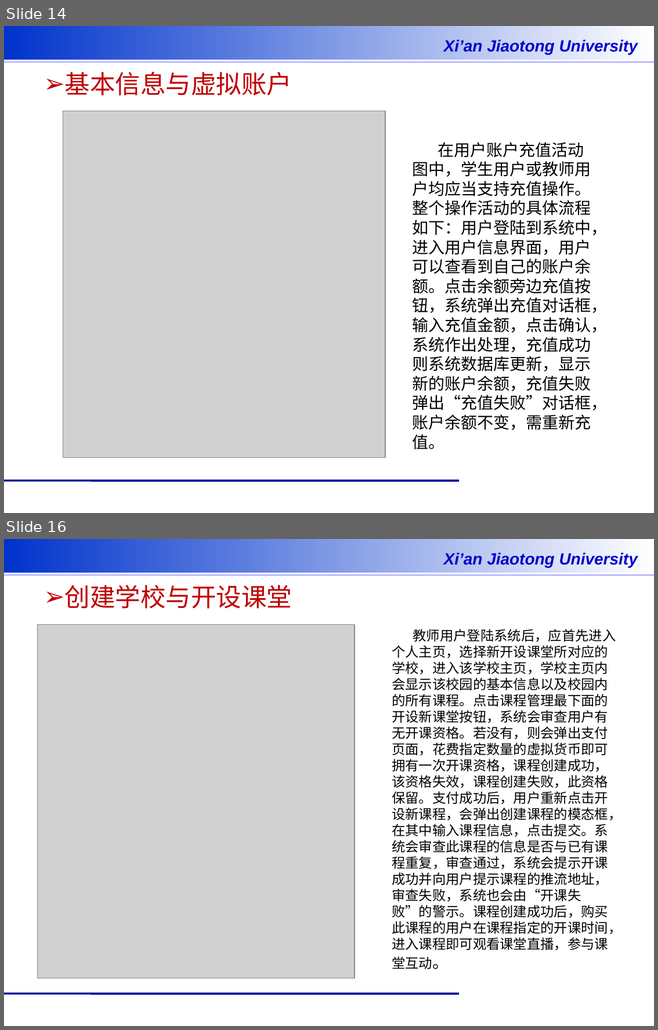
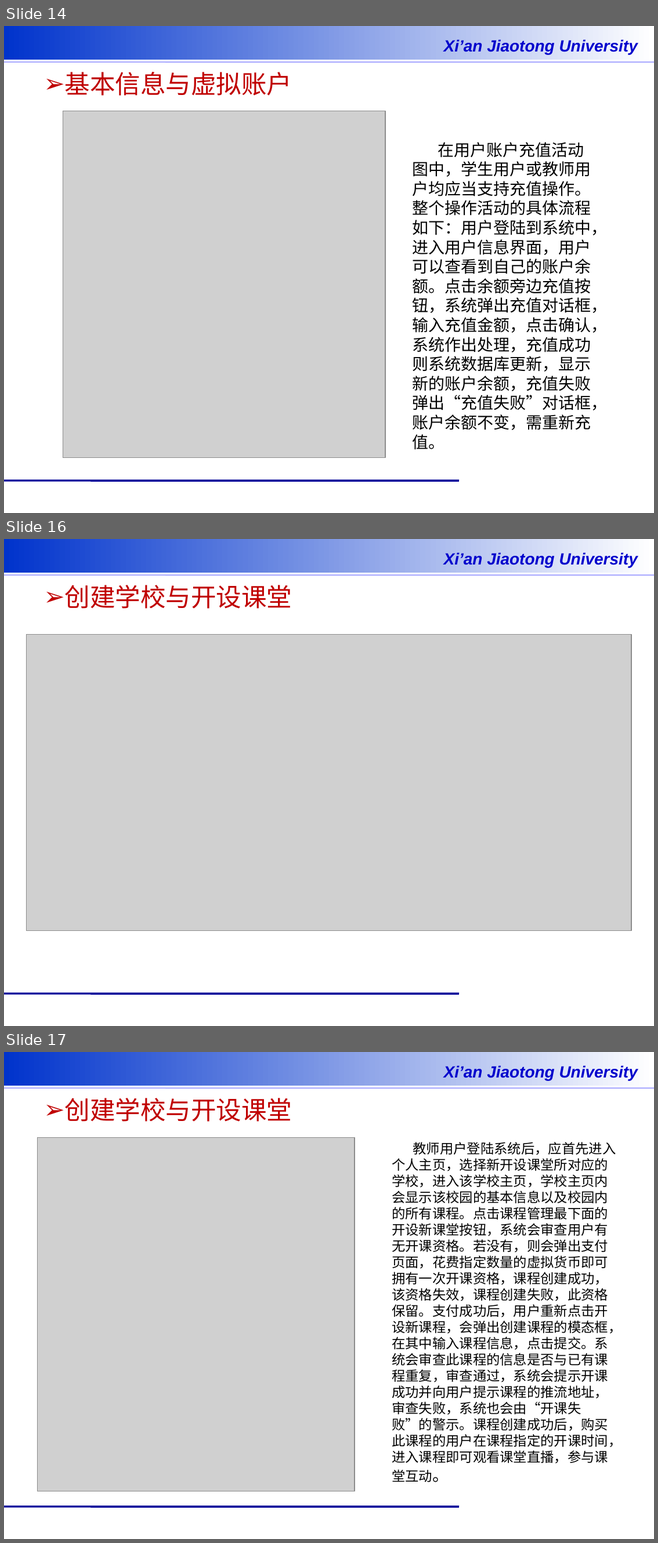
Before and after one commit to loading21th/thesis, a slide deck: 相关材料/李尧-答辩.pptx. Shown one above the other, each under a label of ours: slides 14 and 16 before the commit, slides 14, 16 and 17 after it; the slides between them are not shown. The pictures are 658x1030 and 658x1543 pixels, drawn with LibreOffice and Linux fonts; fonts in the diff are those of the drawing; grey boxes stand for pictures; background and template pictures are left out. Boxes give left, top, right and bottom in pixels: in the first picture for what was removed or moved away, otherwise in the second. Text is boxed around its words. In the diff, an @@ line names an element or a change of style, - is before the commit and + after.

```diff
--- a/相关材料/李尧-答辩.pptx
+++ b/相关材料/李尧-答辩.pptx
@@ slide 16 added at [4,539,654,1026], background #FFFFFF; not listed: 4 template elements that a slide beside it also shows @@
@@ title added at [65,585,292,609], 28 pt, text #C00000 @@
+➢ 创建学校与开设课堂
@@ picture added at [27,635,632,931] @@
@@ what was slide 16 is now slide 17 @@
```
Also in this commit, not shown: 6 slides changed, 1 other slide added, 5 other files.
